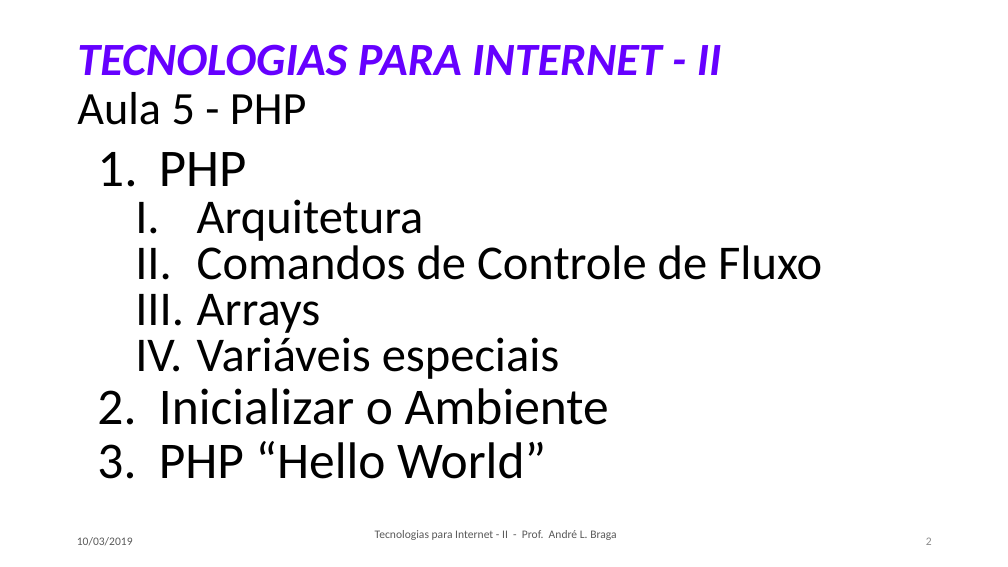
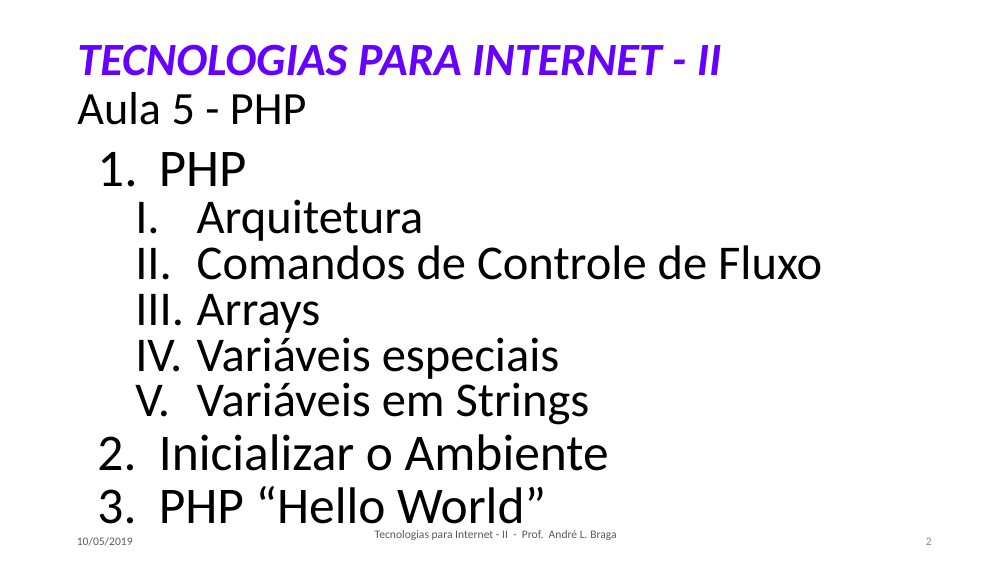
Before and after one commit to LeoCaronezi/CURSOS, a slide deck: slide 2 of TECNOLOGIAS PARA INTERNET II/SLIDES/TI-2_Aula_05.pptx. Drawn at 1008x567 pixels with LibreOffice and Linux fonts; fonts in the diff are those of the drawing. Boxes give left, top, right and bottom in pixels: in the first picture for what was removed or moved away, otherwise in the second. Text is boxed around its words. In the diff, an @@ line names an element or a change of style, - is before the commit and + after.

```diff
--- a/TECNOLOGIAS PARA INTERNET II/SLIDES/TI-2_Aula_05.pptx
+++ b/TECNOLOGIAS PARA INTERNET II/SLIDES/TI-2_Aula_05.pptx
@@ text at (x1=197, y1=376, x2=590, y2=425): paragraph added @@
+  V. Variáveis em Strings
@@ text at (x1=77, y1=537, x2=133, y2=545): text changed @@
-10/03/2019
+10/05/2019
```
Also in this commit, not shown: 13 other slides changed, 1 slide added, 31 other files.
